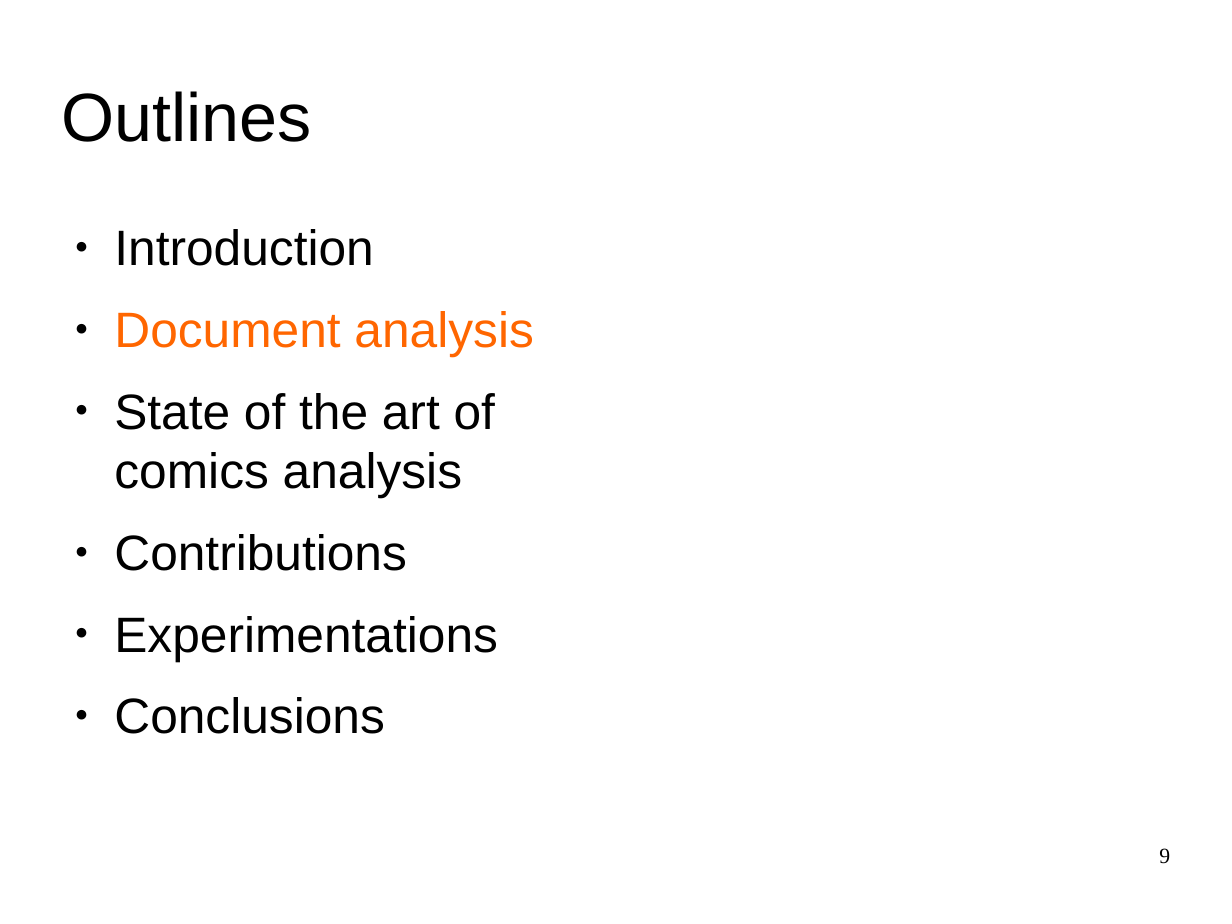
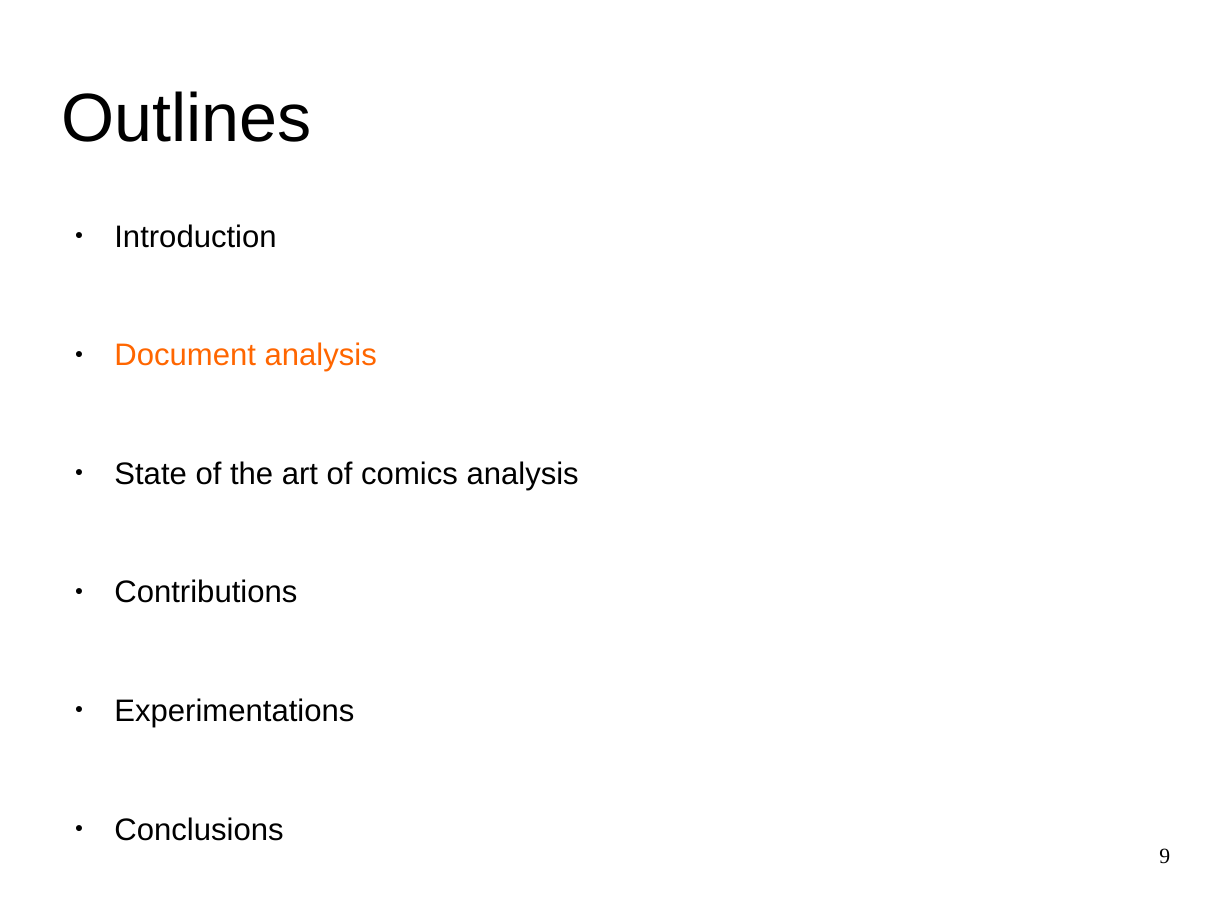
Before and after one commit to crigaud/thesis, a slide deck: slide 9 of presentation/1_context/main.odp. Drawn at 1232x924 pixels with LibreOffice and Linux fonts; fonts in the diff are those of the drawing. Boxes give left, top, right and bottom in pixels: in the first picture for what was removed or moved away, otherwise in the second. Text is boxed around its words. In the diff, an @@ line names an element or a change of style, - is before the commit and + after.

```diff
--- a/presentation/1_context/main.odp
+++ b/presentation/1_context/main.odp
@@ text "Introduction" at bbox=[114, 224, 579, 727]: size 32 to 20 pt @@
```
Also in this commit, not shown: 6 other slides changed, 4 slides added, 9 other files.
